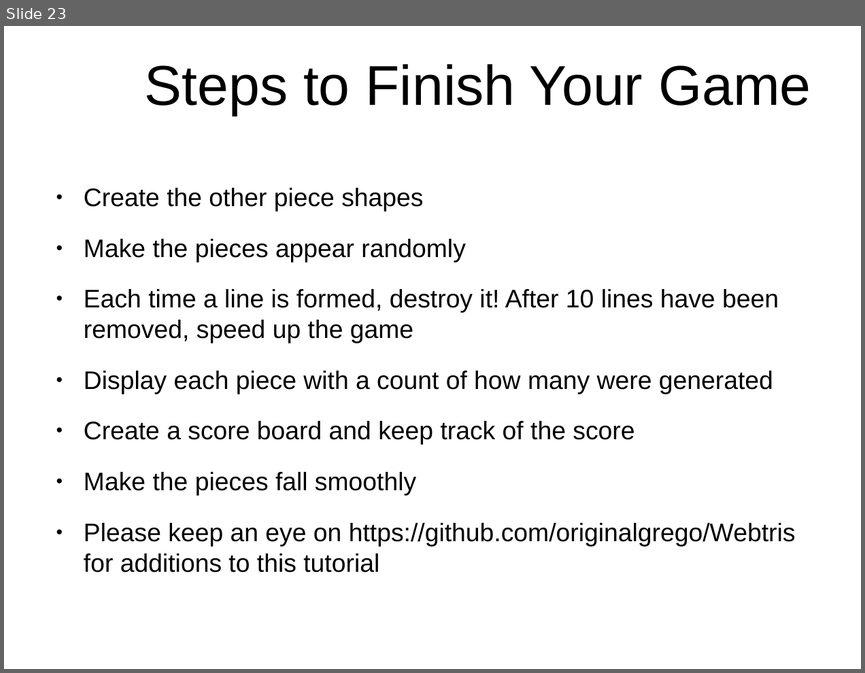
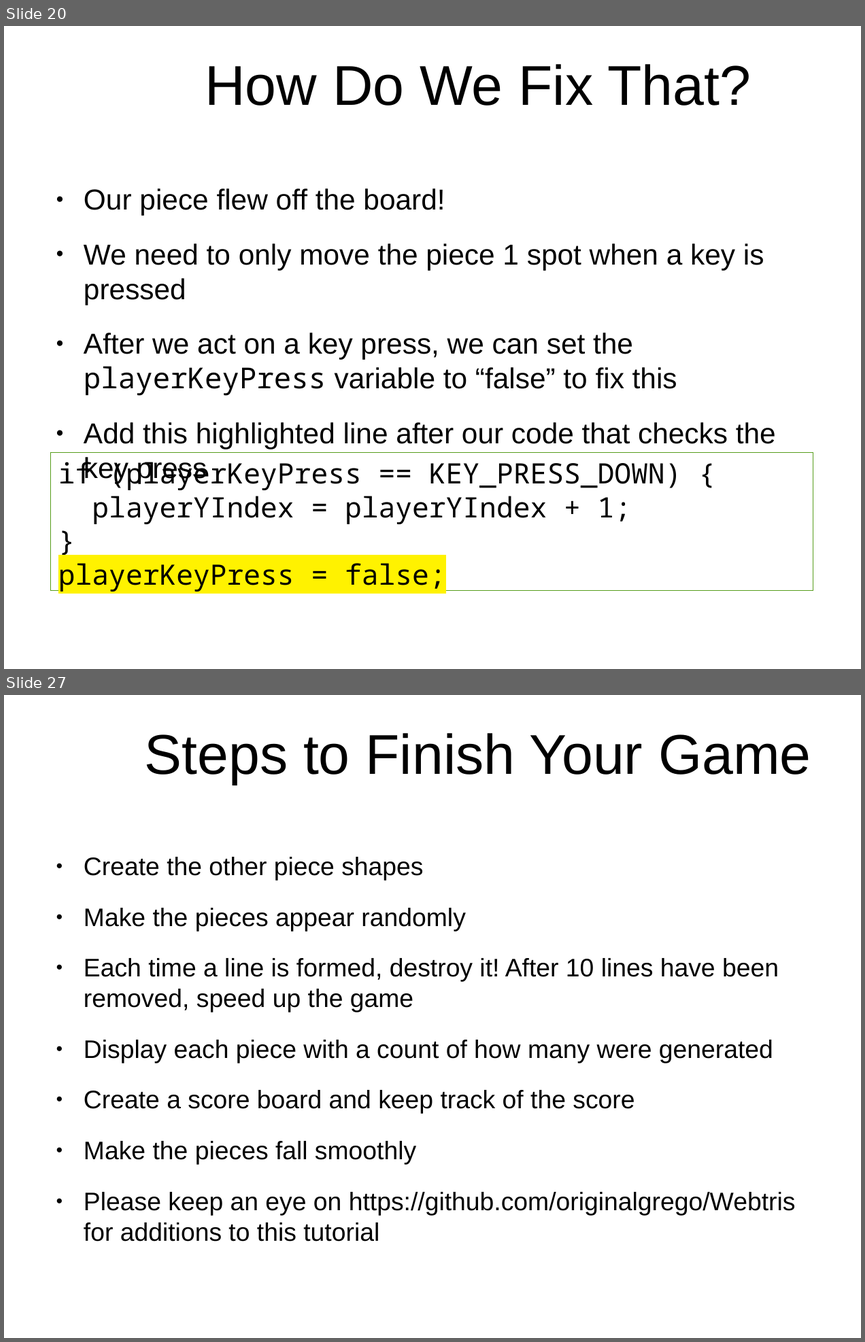
Before and after one commit to originalgrego/Webtris, a slide deck: Webtris - Explorathon 2019.odp. Shown one above the other, each under a label of ours: slide 23 before the commit, slides 20 and 27 after it; the slides between them are not shown. The pictures are 865x673 and 865x1342 pixels, drawn with LibreOffice and Linux fonts; fonts in the diff are those of the drawing; background and template pictures are left out. Boxes give left, top, right and bottom in pixels: in the first picture for what was removed or moved away, otherwise in the second. Text is boxed around its words. In the diff, an @@ line names an element or a change of style, - is before the commit and + after.

```diff
--- a/Webtris - Explorathon 2019.odp
+++ b/Webtris - Explorathon 2019.odp
@@ slide 20 added at (4,26,861,669), background picture (left out) @@
@@ title added at (205,64,751,106), 51.9 pt, text #000000 @@
+How Do We Fix That?
@@ text added at (84,189,776,449), 26.7 pt, text #000000 @@
+● Our piece flew off the board!
+● We need to only move the piece 1 spot when a key is pressed
+● After we act on a key press, we can set the playerKeyPress variable to “false” to fix this
+● Add this highlighted line after our code that checks the key press
@@ rectangle added at (51,452,813,590), outline #579D1C 0 pt, 26 pt, text #000000 @@
+if (playerKeyPress == KEY_PRESS_DOWN) {
+playerYIndex = playerYIndex + 1;
+}
+playerKeyPress = false;
@@ what was slide 23 is now slide 27 @@
```
Also in this commit, not shown: 6 slides changed, 3 other slides added.
